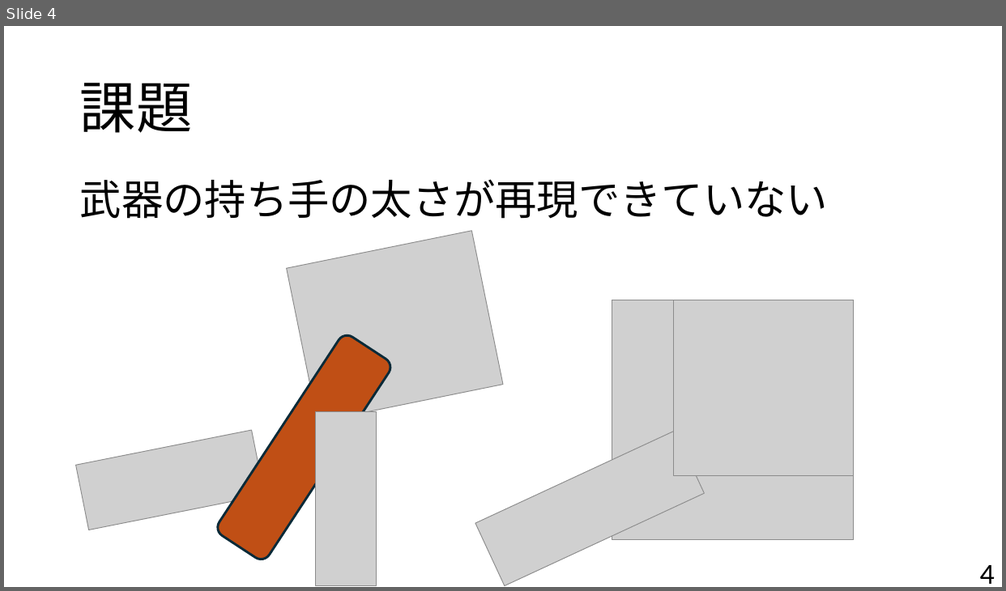
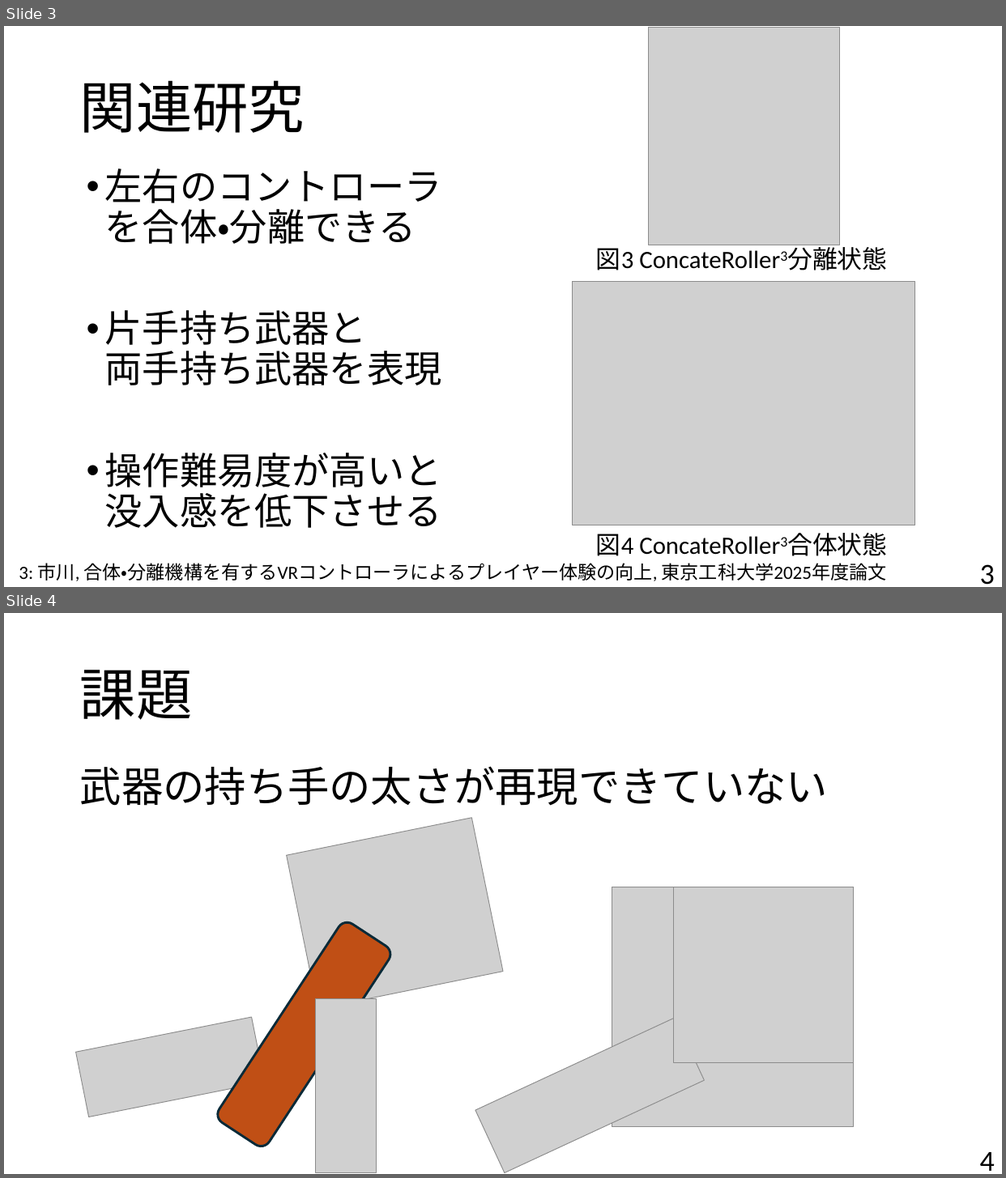
Before and after one commit to hillive/20250807_Chukan_MichitoK, a slide deck: 中間-太さ.pptx. Shown one above the other, each under a label of ours: slide 4 before the commit, slides 3 and 4 after it. The pictures are 1006x591 and 1006x1178 pixels, drawn with LibreOffice and Linux fonts; fonts in the diff are those of the drawing; grey boxes stand for pictures. Boxes give left, top, right and bottom in pixels: in the first picture for what was removed or moved away, otherwise in the second. Text is boxed around its words. In the diff, an @@ line names an element or a change of style, - is before the commit and + after.

```diff
--- a/中間-太さ.pptx
+++ b/中間-太さ.pptx
@@ slide 3 added at box(4, 26, 1002, 587), background #FFFFFF @@
@@ picture added at box(649, 28, 839, 245) @@
@@ title added at box(80, 80, 305, 133), 54 pt, text #000000 @@
+関連研究
@@ text added at box(105, 169, 442, 528), 36 pt, text #000000 @@
+• 左右のコントローラを合体・分離できる
+• 片手持ち武器と
+  両手持ち武器を表現
+• 操作難易度が高いと
+  没入感を低下させる
@@ text added at box(596, 248, 633, 271), 24 pt, text #000000 @@
+図3 ConcateRoller3分離状態
@@ picture added at box(573, 281, 916, 526) @@
@@ text added at box(596, 534, 633, 557), 24 pt, text #000000 @@
+図4 ConcateRoller3合体状態
@@ text added at box(19, 563, 887, 582), 18 pt, text #000000 @@
+3: 市川, 合体・分離機構を有するVRコントローラによるプレイヤー体験の向上, 東京工科大学2025年度論文
@@ page number added at box(980, 565, 995, 585), 28 pt, text #000000 @@
+3
```
Also in this commit, not shown: 6 slides changed, 3 other slides added, 2 other files.
